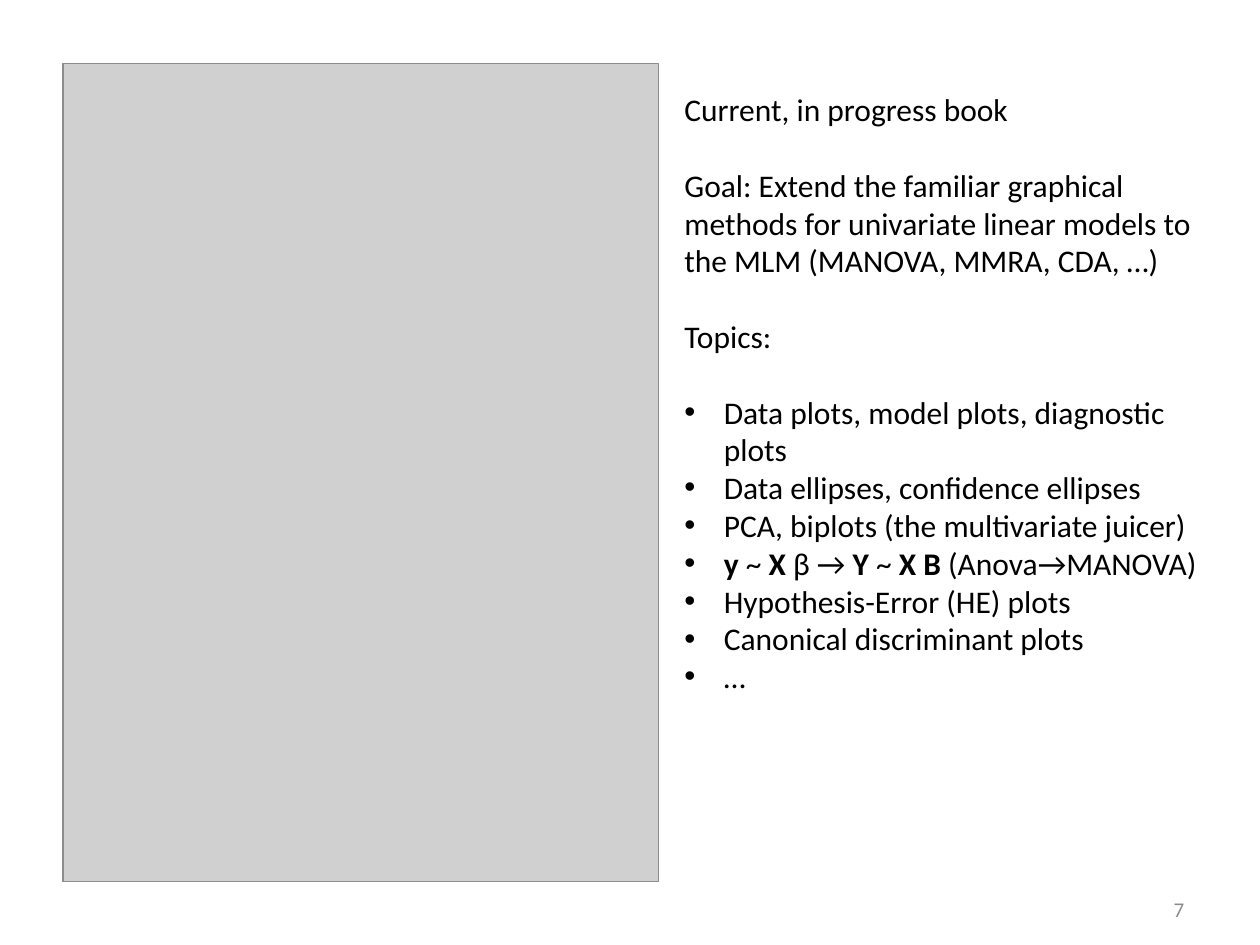
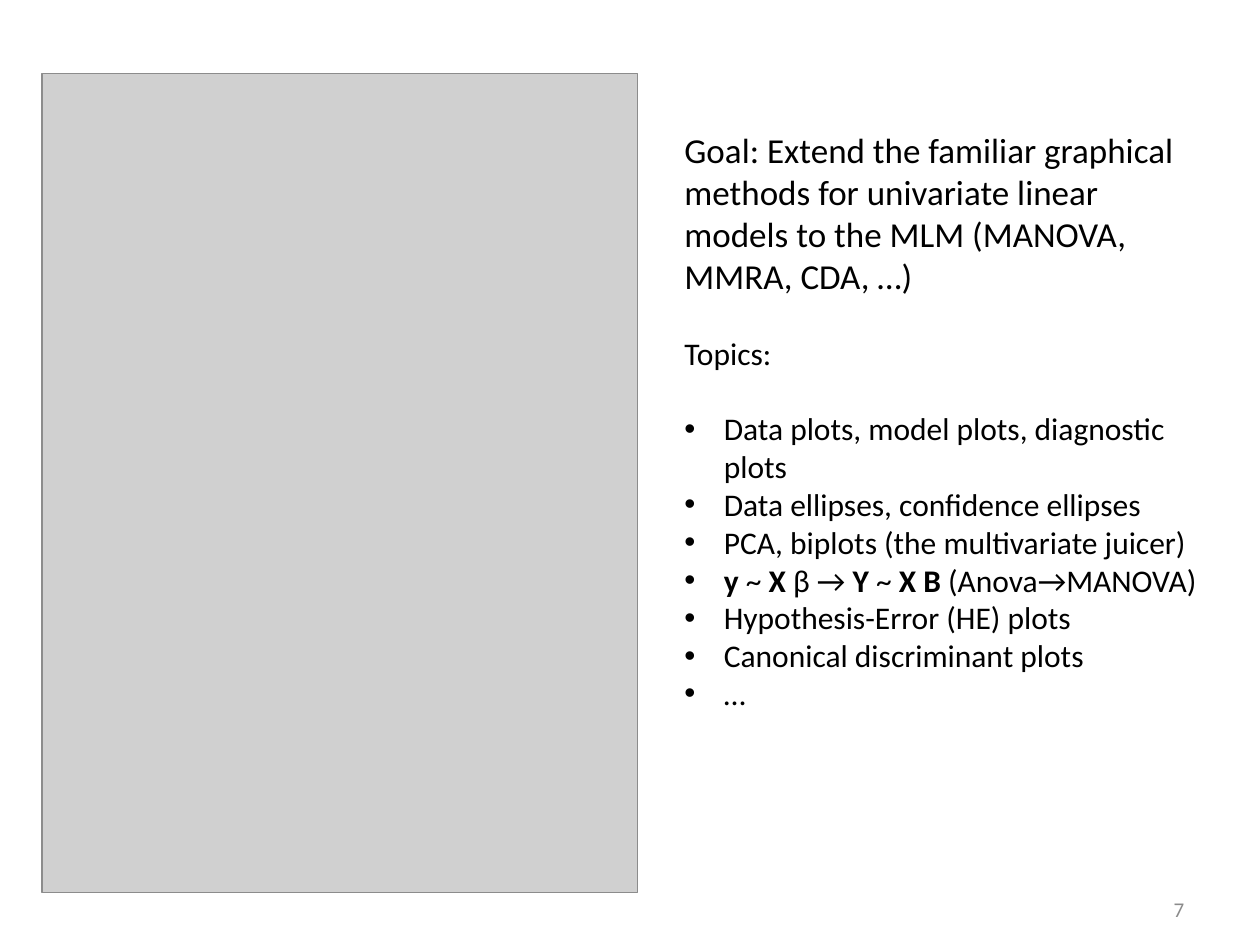
Before and after one commit to friendly/Vis-MLM-book, a slide deck: slide 7 of talks/VisMLM-QM-Forum.pptx. Drawn at 1260x945 pixels with LibreOffice and Linux fonts; fonts in the diff are those of the drawing; grey boxes stand for pictures. Boxes give left, top, right and bottom in pixels: in the first picture for what was removed or moved away, otherwise in the second. Text is boxed around its words. In the diff, an @@ line names an element or a change of style, - is before the commit and + after.

```diff
--- a/talks/VisMLM-QM-Forum.pptx
+++ b/talks/VisMLM-QM-Forum.pptx
@@ picture: place and size @@
-picture at [63,63,658,881]
+picture at [42,73,638,892]
@@ text at [684,99,1008,127]: paragraph removed @@
-Current, in progress book
@@ text at [684,138,1173,293]: size 18 to 20 pt in "Goal: Extend the familiar graphical methods for ..." @@
```
Also in this commit, not shown: 2 other slides changed, 2 slides added, 8 other files.
